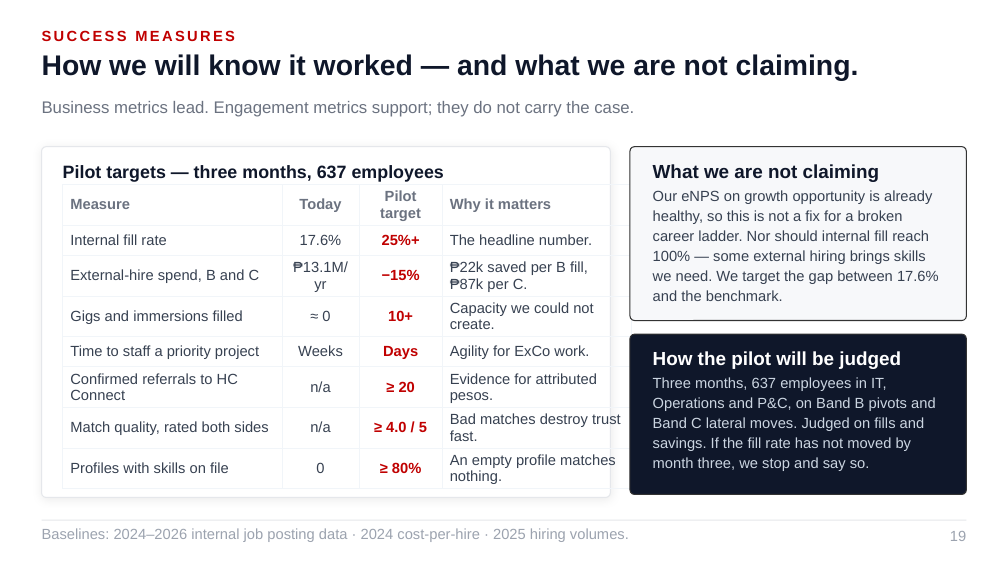
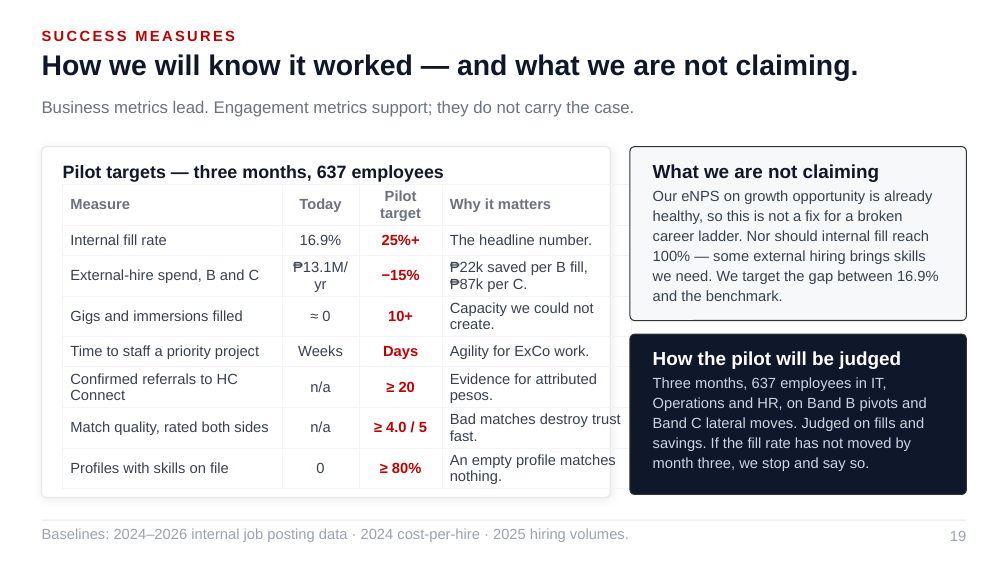
Before and after one commit to Ruffa06/Talent-Marketplace, a slide deck: slide 19 of docs/Growth_Talent_Marketplace_ALP.pptx. Drawn at 1008x567 pixels with LibreOffice and Linux fonts; fonts in the diff are those of the drawing. Boxes give left, top, right and bottom in pixels: in the first picture for what was removed or moved away, otherwise in the second. Text is boxed around its words. In the diff, an @@ line names an element or a change of style, - is before the commit and + after.

```diff
--- a/docs/Growth_Talent_Marketplace_ALP.pptx
+++ b/docs/Growth_Talent_Marketplace_ALP.pptx
@@ table at <box>63,185,631,488</box> @@
-row 2, column 2: 17.6%
+row 2, column 2: 16.9%
@@ text at <box>653,190,939,301</box>: text changed @@
-Our eNPS on growth opportunity is already healthy, so this is not a fix for a broken career ladder. Nor should internal fill reach 100% — some external hiring brings skills we need. We target the gap between 17.6% and the benchmark.
+Our eNPS on growth opportunity is already healthy, so this is not a fix for a broken career ladder. Nor should internal fill reach 100% — some external hiring brings skills we need. We target the gap between 16.9% and the benchmark.
@@ text at <box>653,377,927,471</box>: text changed @@
-Three months, 637 employees in IT, Operations and P&C, on Band B pivots and Band C lateral moves. Judged on fills and savings. If the fill rate has not moved by month three, we stop and say so.
+Three months, 637 employees in IT, Operations and HR, on Band B pivots and Band C lateral moves. Judged on fills and savings. If the fill rate has not moved by month three, we stop and say so.
```
Also in this commit, not shown: 13 other slides changed, 4 other files.
